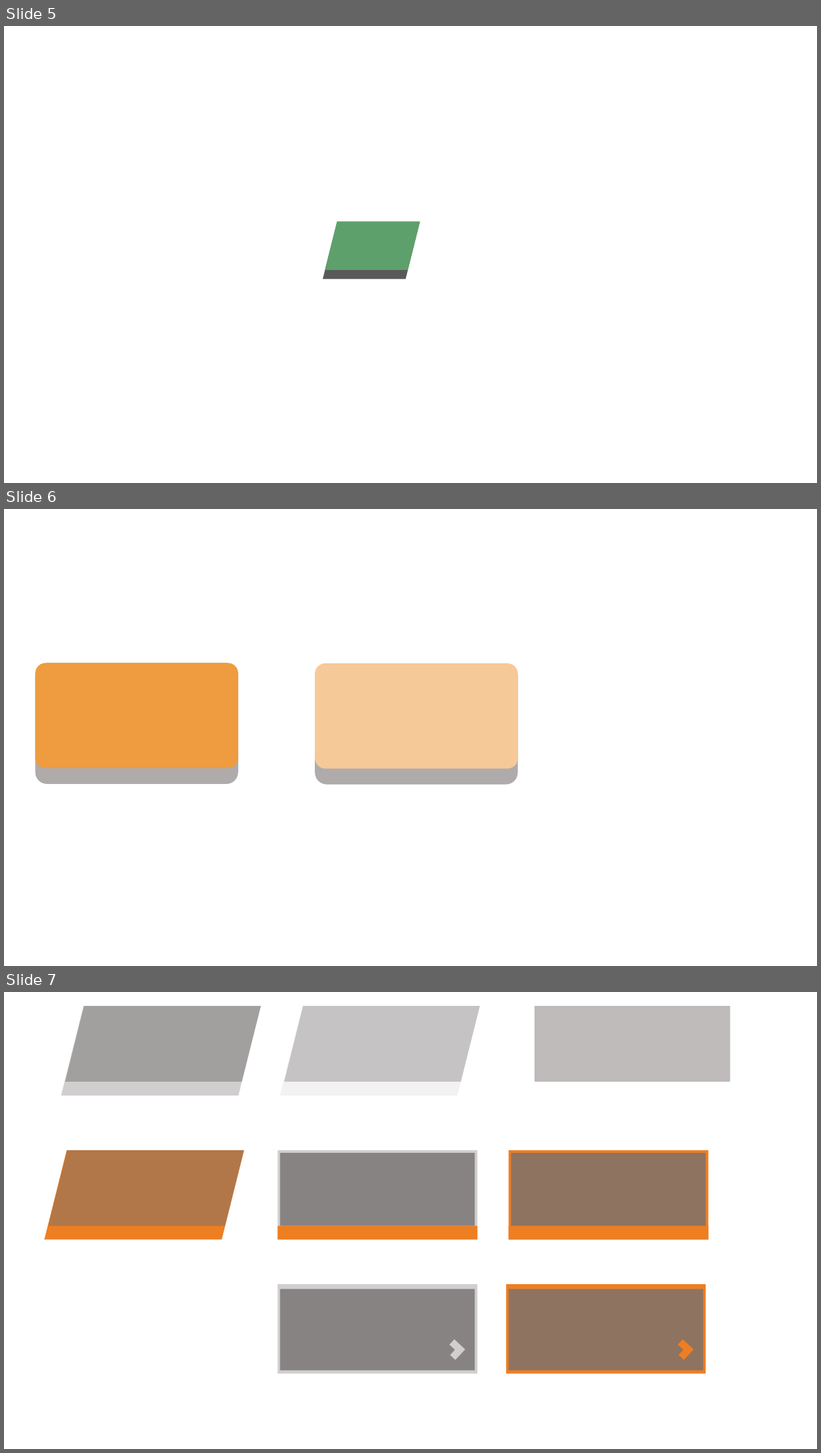
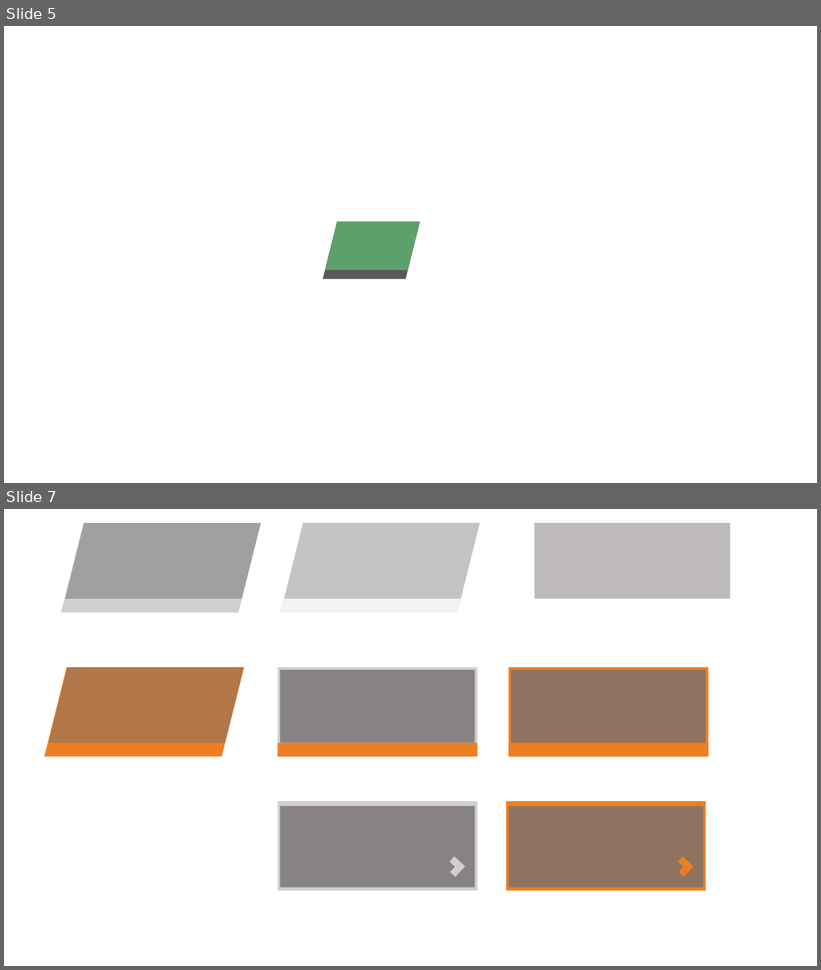
Before and after one commit to Seoha57/SW, a slide deck: Projects/SW_Design/UI/UI_design.pptx. Shown one above the other, each under a label of ours: slides 5, 6 and 7 before the commit, slides 5 and 7 after it; the slides between them are not shown. The pictures are 821x1453 and 821x970 pixels, drawn with LibreOffice and Linux fonts; fonts in the diff are those of the drawing. Boxes give left, top, right and bottom in pixels: in the first picture for what was removed or moved away, otherwise in the second. Text is boxed around its words. In the diff, an @@ line names an element or a change of style, - is before the commit and + after.

```diff
--- a/Projects/SW_Design/UI/UI_design.pptx
+++ b/Projects/SW_Design/UI/UI_design.pptx
@@ slide 6 removed at (4, 509, 817, 966), background #FFFFFF @@
@@ rounded rectangle removed at (35, 663, 238, 785) @@
@@ rounded rectangle removed at (35, 663, 238, 769) @@
@@ rounded rectangle removed at (315, 663, 518, 785) @@
@@ rounded rectangle removed at (315, 663, 518, 769) @@
```
Also in this commit, not shown: 1 slide changed, 4 slides added, 48 other files.
